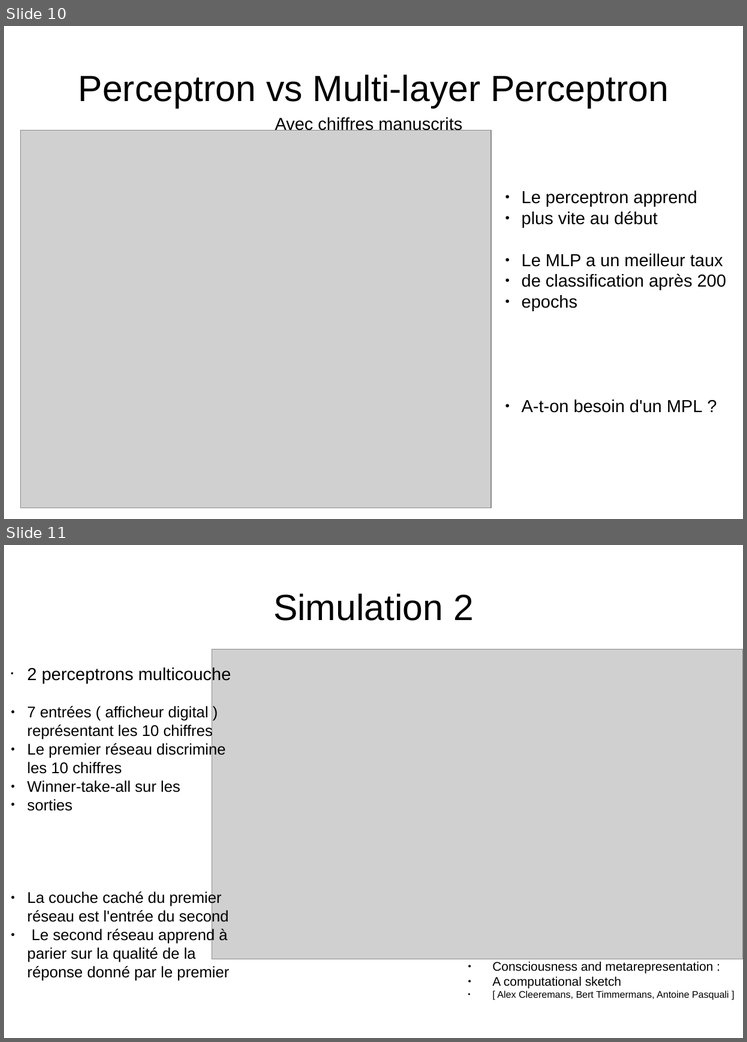
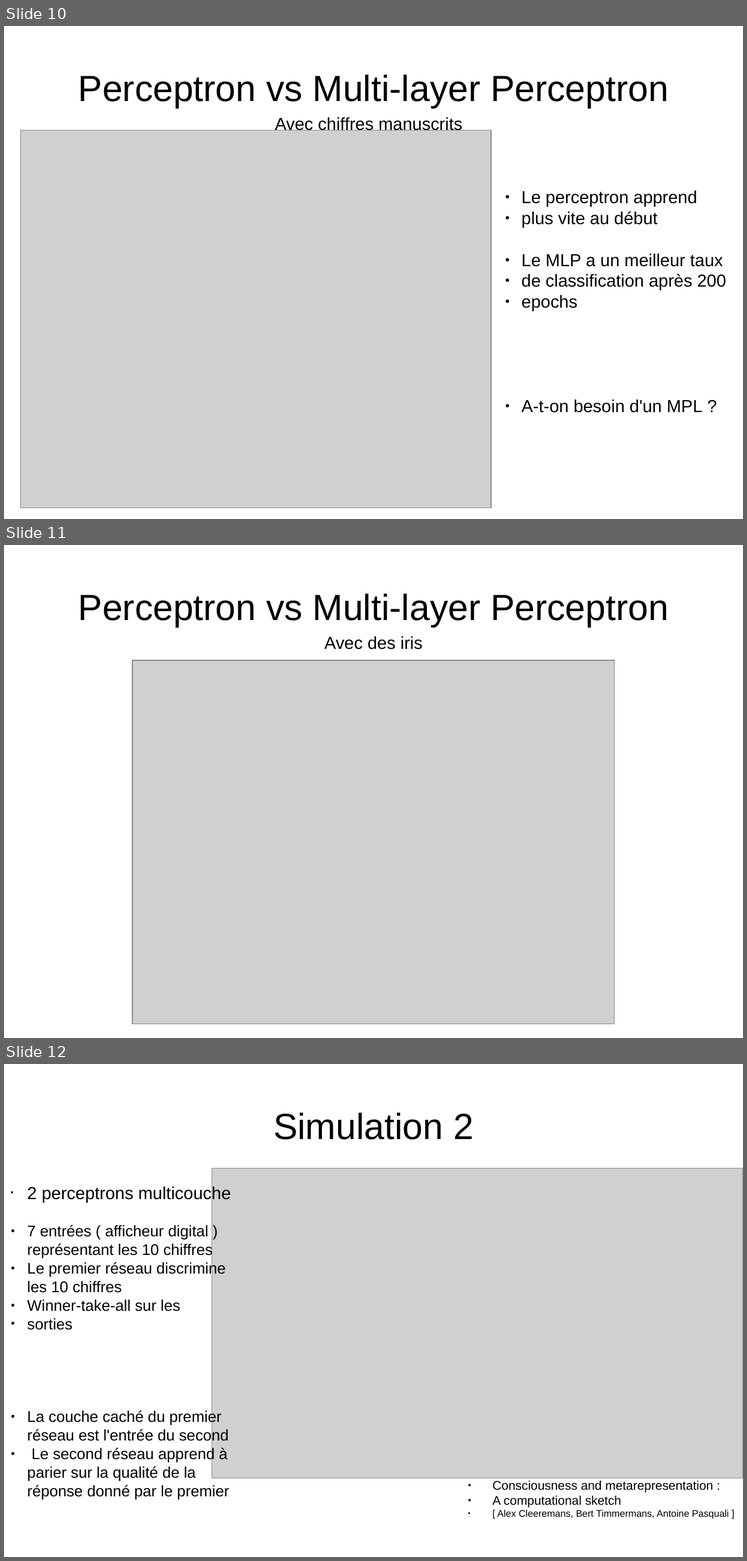
Before and after one commit to matthieu637/anne, a slide deck: exp/pre-presentation/pre-presentation.odp. Shown one above the other, each under a label of ours: slides 10 and 11 before the commit, slides 10, 11 and 12 after it. The pictures are 747x1042 and 747x1561 pixels, drawn with LibreOffice and Linux fonts; fonts in the diff are those of the drawing; grey boxes stand for pictures. Boxes give left, top, right and bottom in pixels: in the first picture for what was removed or moved away, otherwise in the second. Text is boxed around its words. In the diff, an @@ line names an element or a change of style, - is before the commit and + after.

```diff
--- a/exp/pre-presentation/pre-presentation.odp
+++ b/exp/pre-presentation/pre-presentation.odp
@@ slide 11 added at [4,545,743,1038], background #FFFFFF @@
@@ title added at [78,594,669,627], 37.7 pt, text #000000 @@
+Perceptron vs Multi-layer Perceptron
@@ text added at [324,636,423,649], 18 pt, text #000000 @@
+Avec des iris
@@ picture added at [132,660,615,1024] @@
@@ what was slide 11 is now slide 12 @@
```
Also in this commit, not shown: 1 slide changed, 1 other file.
